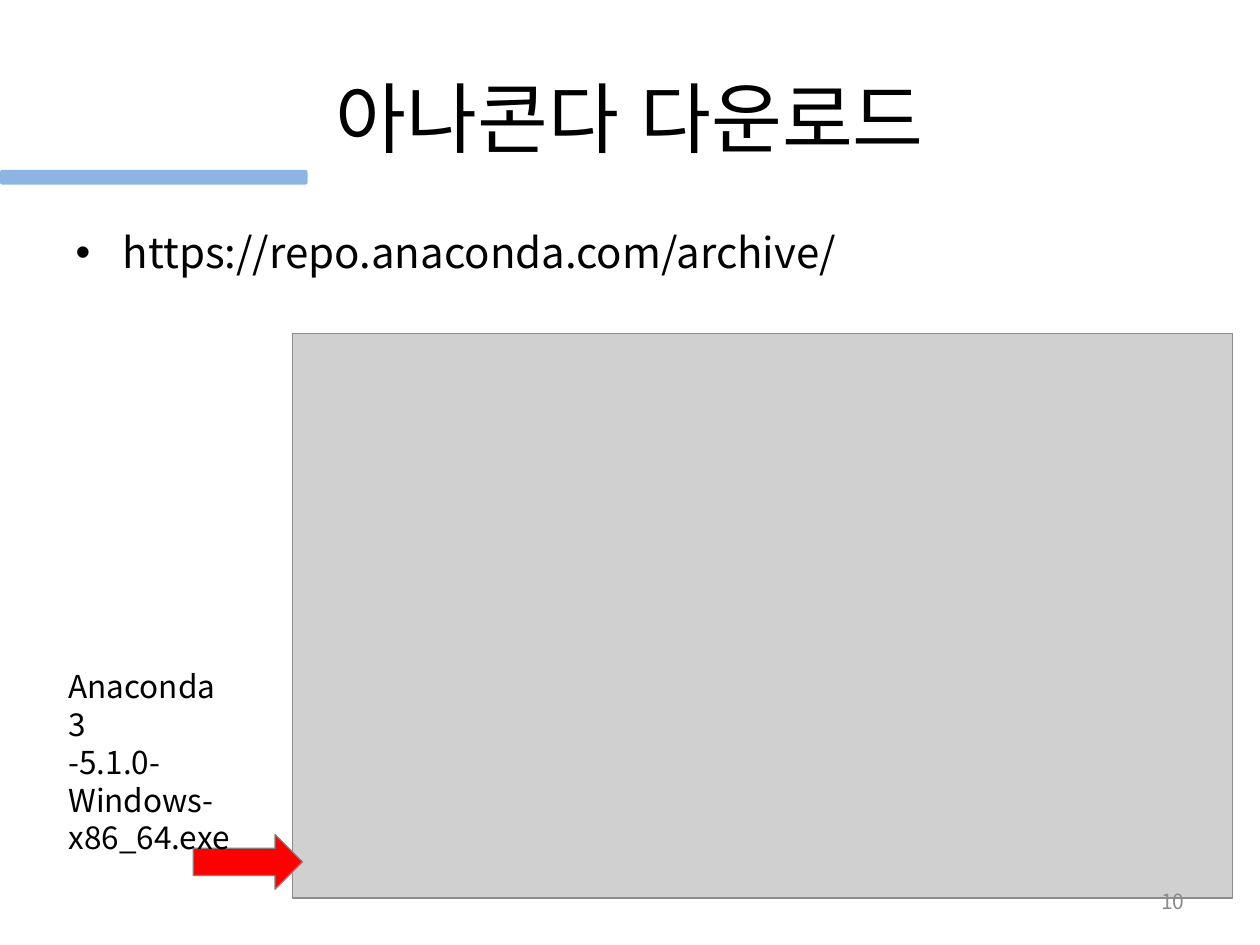
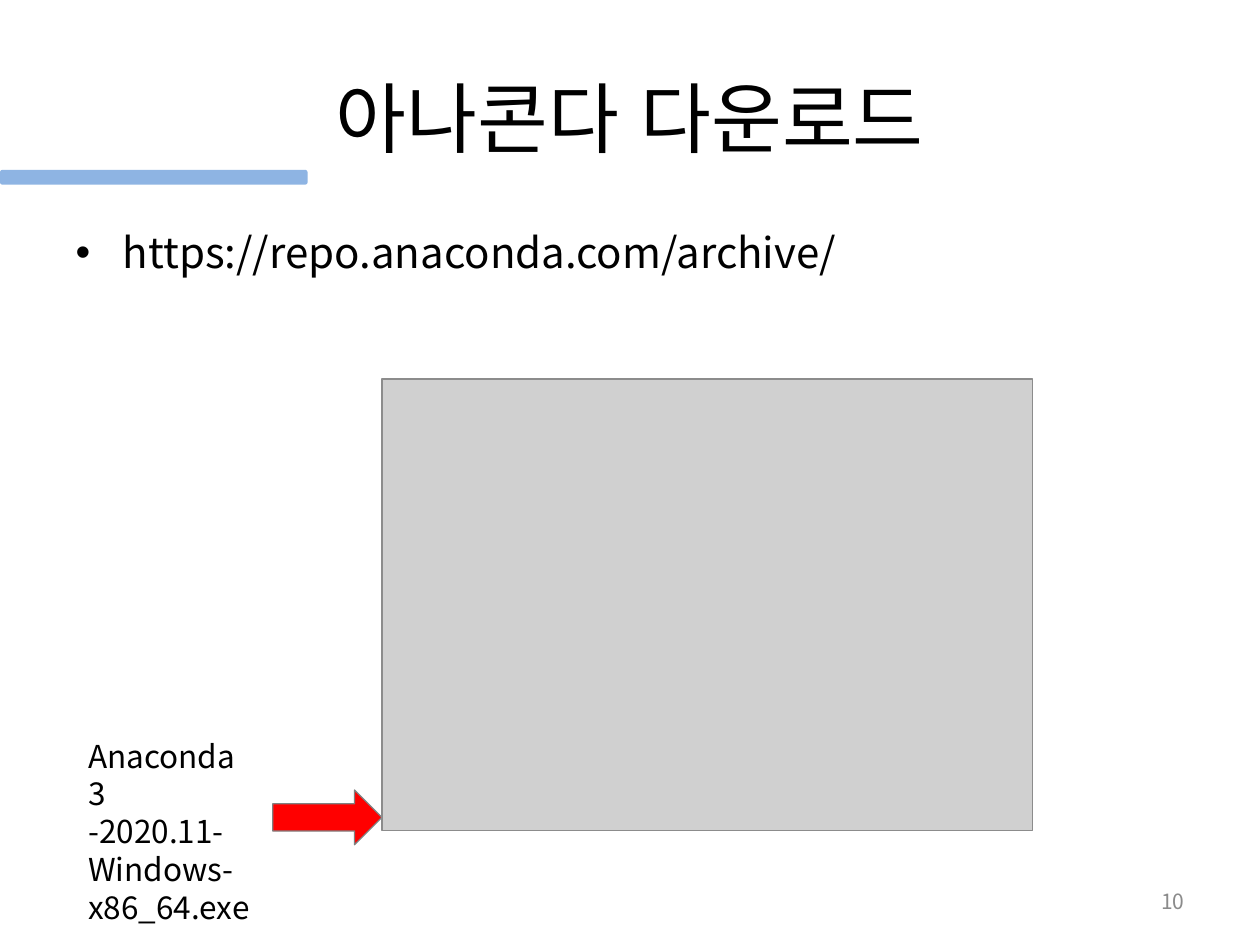
Before and after one commit to gubosd/lecture18, a slide deck: slide 10 of (2021.06.21) 1_파이썬 기초.pptx. Drawn at 1260x945 pixels with LibreOffice and Linux fonts; fonts in the diff are those of the drawing; grey boxes stand for pictures. Boxes give left, top, right and bottom in pixels: in the first picture for what was removed or moved away, otherwise in the second. Text is boxed around its words. In the diff, an @@ line names an element or a change of style, - is before the commit and + after.

```diff
--- a/(2021.06.21) 1_파이썬 기초.pptx
+++ b/(2021.06.21) 1_파이썬 기초.pptx
@@ picture: place and size @@
-picture at (292, 334, 1232, 898)
+picture at (382, 379, 1033, 830)
@@ text "Anaconda3": place and size @@
-text "Anaconda3" at (68, 750, 229, 858)
+text "Anaconda3" at (88, 819, 249, 924)
@@ right arrow: place and size @@
-right arrow at (193, 834, 302, 888)
+right arrow at (273, 790, 383, 844)
@@ text at (88, 819, 223, 844): text changed @@
--5.1.0-
+-2020.11-
```
Also in this commit, not shown: 4 other slides changed.
